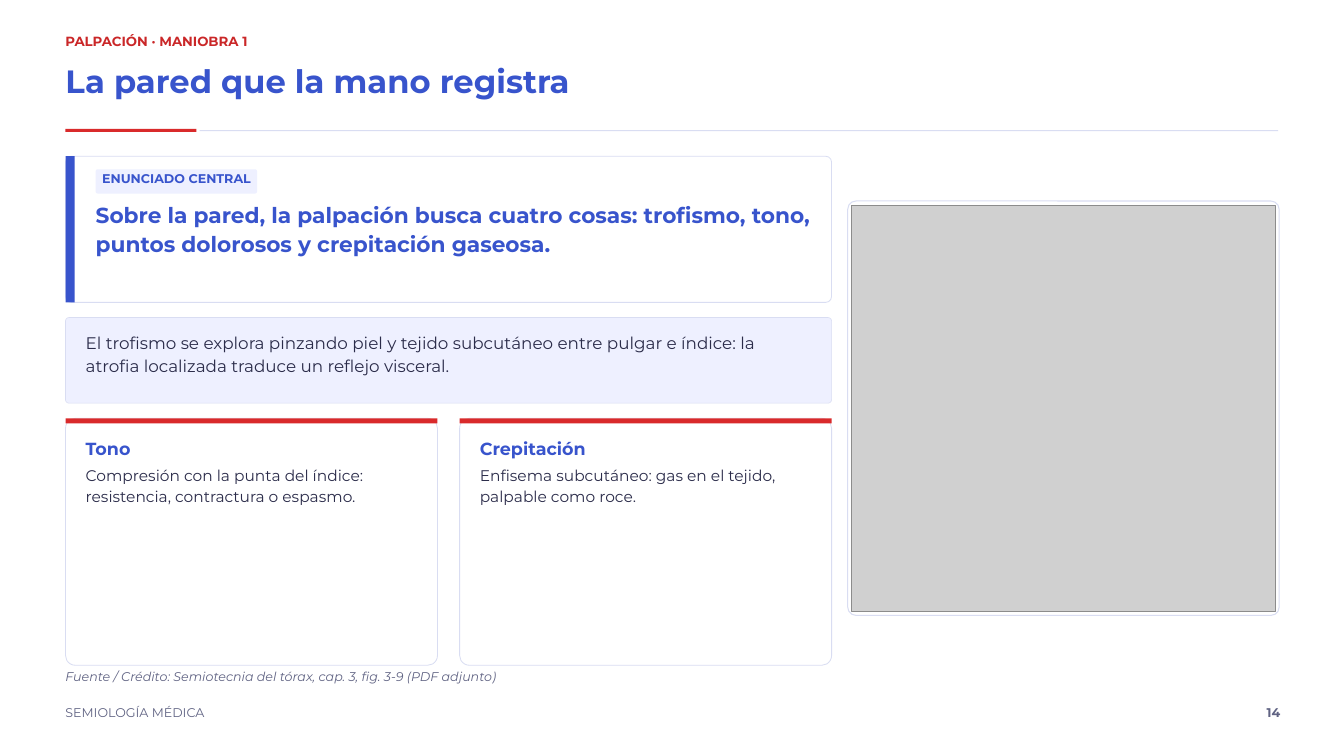
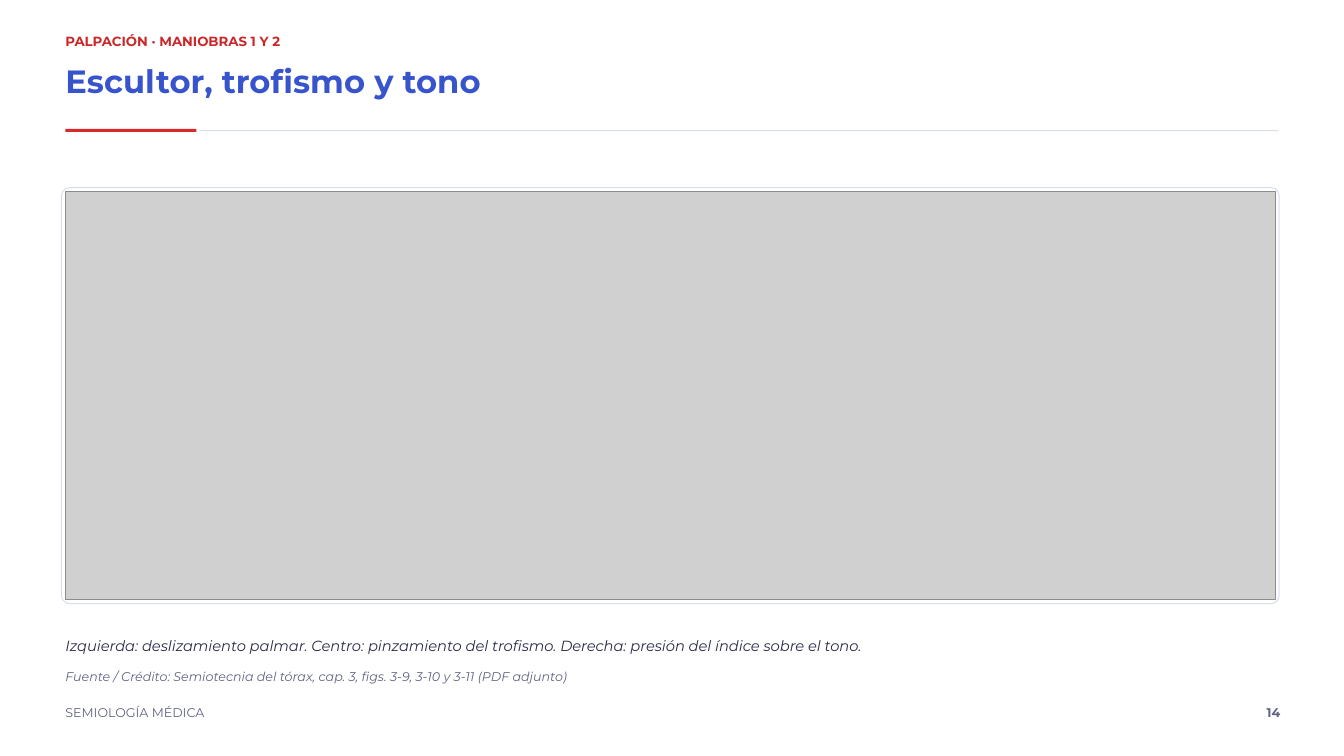
Before and after one commit to rpsin9096/slide-repo-v1, a slide deck: slide 14 of decks/semiotecnia-torax/semiotecnia_del_torax.pptx. Drawn at 1344x756 pixels with LibreOffice and Linux fonts; fonts in the diff are those of the drawing; grey boxes stand for pictures. Boxes give left, top, right and bottom in pixels: in the first picture for what was removed or moved away, otherwise in the second. Text is boxed around its words. In the diff, an @@ line names an element or a change of style, - is before the commit and + after.

Commit message:
Deck: lámina de tres maniobras y textos al presupuesto
- fig_3_9_3_10_3_11: escultor, trofismo y tono en una sola lámina.
- Tarjetas y fichas ampliadas hasta ~90% del límite de caracteres.
- Referencias repartidas por figura y página.

```diff
--- a/decks/semiotecnia-torax/semiotecnia_del_torax.pptx
+++ b/decks/semiotecnia-torax/semiotecnia_del_torax.pptx
@@ text at (x1=65, y1=34, x2=280, y2=46): text changed @@
-PALPACIÓN · MANIOBRA 1
+PALPACIÓN · MANIOBRAS 1 Y 2
@@ text at (x1=65, y1=67, x2=481, y2=100): text changed @@
-La pared que la mano registra
+Escultor, trofismo y tono
@@ rectangle removed at (x1=66, y1=156, x2=75, y2=302) @@
@@ rounded rectangle removed at (x1=96, y1=169, x2=257, y2=194) @@
@@ text removed at (x1=102, y1=174, x2=251, y2=183) @@
-ENUNCIADO CENTRAL
@@ rounded rectangle resized from (x1=66, y1=156, x2=832, y2=302) to (x1=62, y1=188, x2=1279, y2=604) @@
@@ rounded rectangle at (x1=62, y1=188, x2=1279, y2=604): outline #D9DDF2 0.6 pt to #D9DDF2 0.75 pt; proportions changed @@
@@ picture added at (x1=66, y1=192, x2=1275, y2=600) @@
@@ text removed at (x1=96, y1=206, x2=810, y2=257) @@
-Sobre la pared, la palpación busca cuatro cosas: trofismo, tono, puntos dolorosos y crepitación gaseosa.
@@ rounded rectangle removed at (x1=848, y1=201, x2=1279, y2=615) @@
@@ picture removed at (x1=852, y1=205, x2=1275, y2=611) @@
@@ rounded rectangle removed at (x1=66, y1=318, x2=832, y2=403) @@
@@ text removed at (x1=86, y1=336, x2=754, y2=376) @@
-El trofismo se explora pinzando piel y tejido subcutáneo entre pulgar e índice: la atrofia localizada traduce un reflejo visceral.
@@ rounded rectangle removed at (x1=66, y1=418, x2=438, y2=665) @@
@@ rectangle removed at (x1=66, y1=418, x2=438, y2=423) @@
@@ rounded rectangle removed at (x1=460, y1=418, x2=832, y2=665) @@
@@ rectangle removed at (x1=460, y1=418, x2=832, y2=423) @@
@@ text removed at (x1=86, y1=442, x2=363, y2=505) @@
-Tono
-Compresión con la punta del índice: resistencia, contractura o espasmo.
@@ text removed at (x1=480, y1=441, x2=775, y2=505) @@
-Crepitación
-Enfisema subcutáneo: gas en el tejido, palpable como roce.
@@ text added at (x1=65, y1=640, x2=862, y2=654), 10.5 pt, text #2B2C4A, italic @@
+Izquierda: deslizamiento palmar. Centro: pinzamiento del trofismo. Derecha: presión del índice sobre el tono.
@@ text at (x1=65, y1=671, x2=568, y2=684): text changed @@
-Fuente / Crédito: Semiotecnia del tórax, cap. 3, fig. 3-9 (PDF adjunto)
+Fuente / Crédito: Semiotecnia del tórax, cap. 3, figs. 3-9, 3-10 y 3-11 (PDF adjunto)
```
Also in this commit, not shown: 5 other slides changed, 5 other files.
